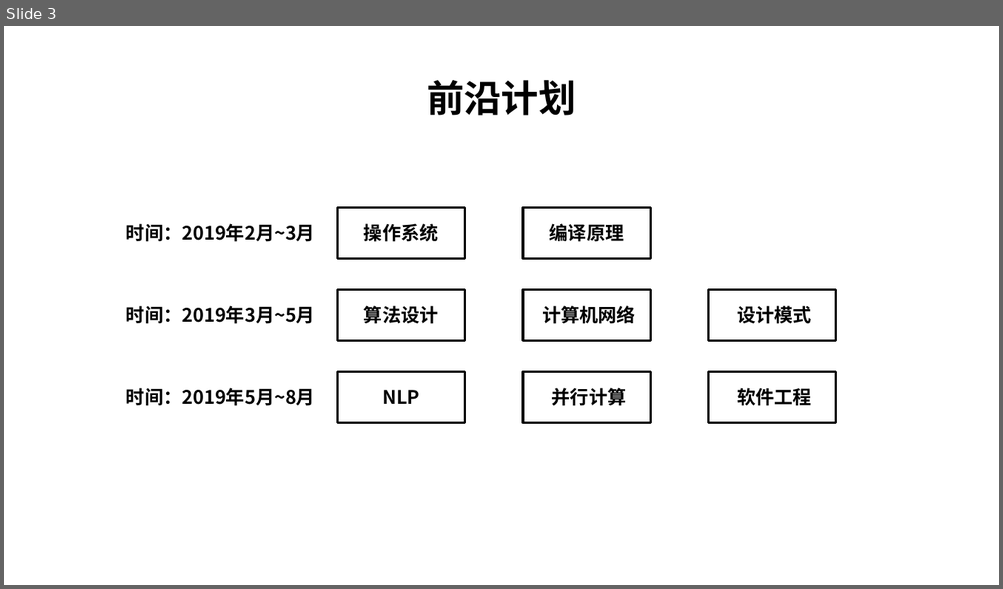
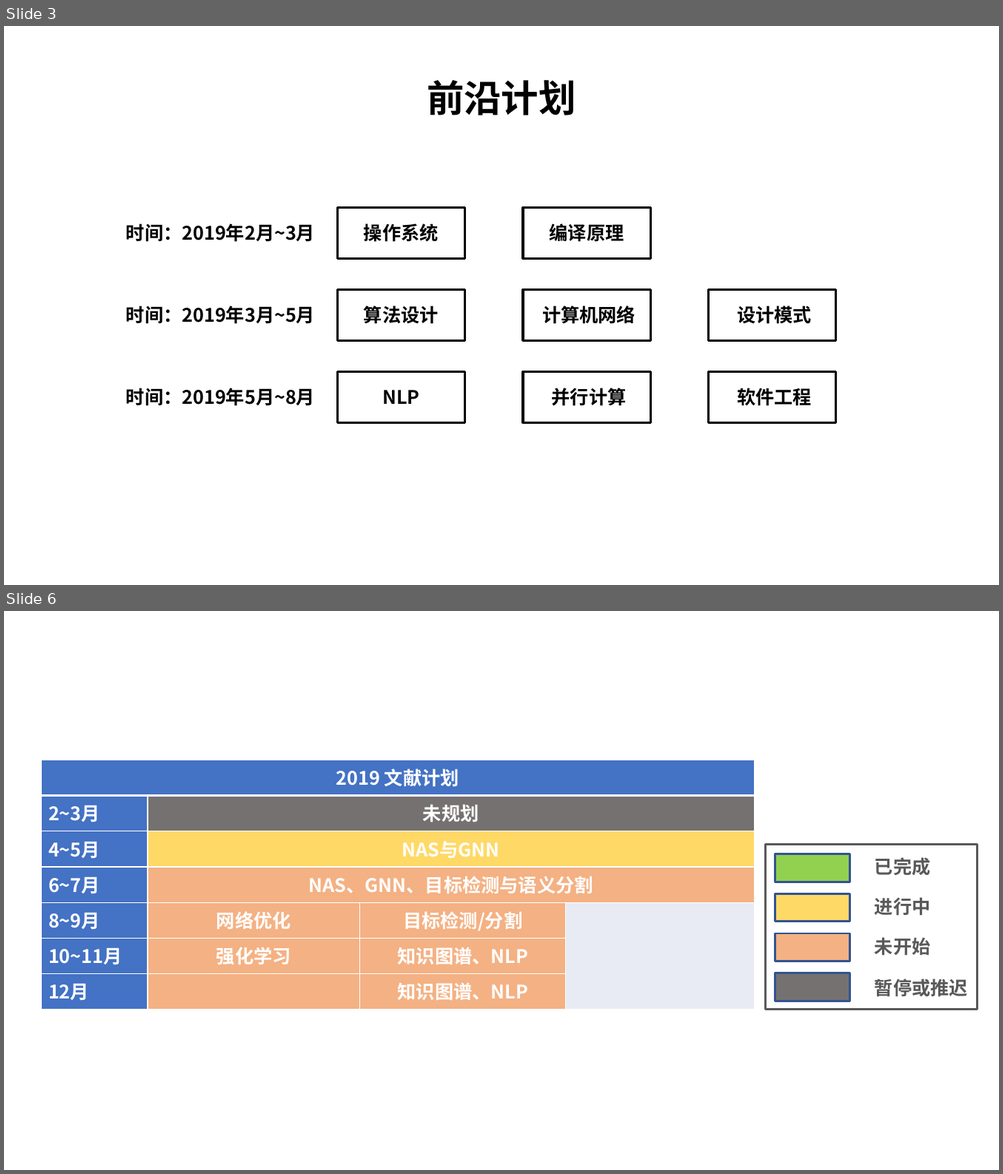
Before and after one commit to JackGittes/NetworkNote, a slide deck: Plan/学习计划.pptx. Shown one above the other, each under a label of ours: slide 3 before the commit, slides 3 and 6 after it; the slides between them are not shown. The pictures are 1003x589 and 1003x1174 pixels, drawn with LibreOffice and Linux fonts; fonts in the diff are those of the drawing. Boxes give left, top, right and bottom in pixels: in the first picture for what was removed or moved away, otherwise in the second. Text is boxed around its words. In the diff, an @@ line names an element or a change of style, - is before the commit and + after.

```diff
--- a/Plan/学习计划.pptx
+++ b/Plan/学习计划.pptx
@@ slide 6 added at (4, 611, 999, 1170), background #FFFFFF @@
@@ table added at (41, 760, 754, 1010), 7 rows, 4 columns @@
+2019 文献计划 |  |  | 
+2~3月 | 未规划 |  | 
+4~5月 | NAS与GNN |  | 
+6~7月 | NAS、GNN、目标检测与语义分割 |  | 
+8~9月 | 网络优化 | 目标检测/分割 | 
+10~11月 | 强化学习 | 知识图谱、NLP | 
+12月 |  | 知识图谱、NLP | 
@@ rectangle added at (765, 845, 977, 1009), outline #595959 2 pt @@
@@ rectangle added at (775, 854, 849, 882), fill #92D050, outline #325491 2 pt @@
@@ text added at (874, 857, 930, 875), 18 pt, text #595959, bold @@
+已完成
@@ rectangle added at (775, 894, 849, 921), fill #FFD966, outline #325491 2 pt @@
@@ text added at (874, 897, 930, 916), 18 pt, text #595959, bold @@
+进行中
@@ rectangle added at (775, 934, 849, 961), fill #F4B183, outline #325491 2 pt @@
@@ text added at (874, 937, 930, 956), 18 pt, text #595959, bold @@
+未开始
@@ rectangle added at (775, 974, 849, 1001), fill #767171, outline #325491 2 pt @@
@@ text added at (874, 979, 967, 997), 18 pt, text #595959, bold @@
+暂停或推迟
```
Also in this commit, not shown: 3 other slides added.
